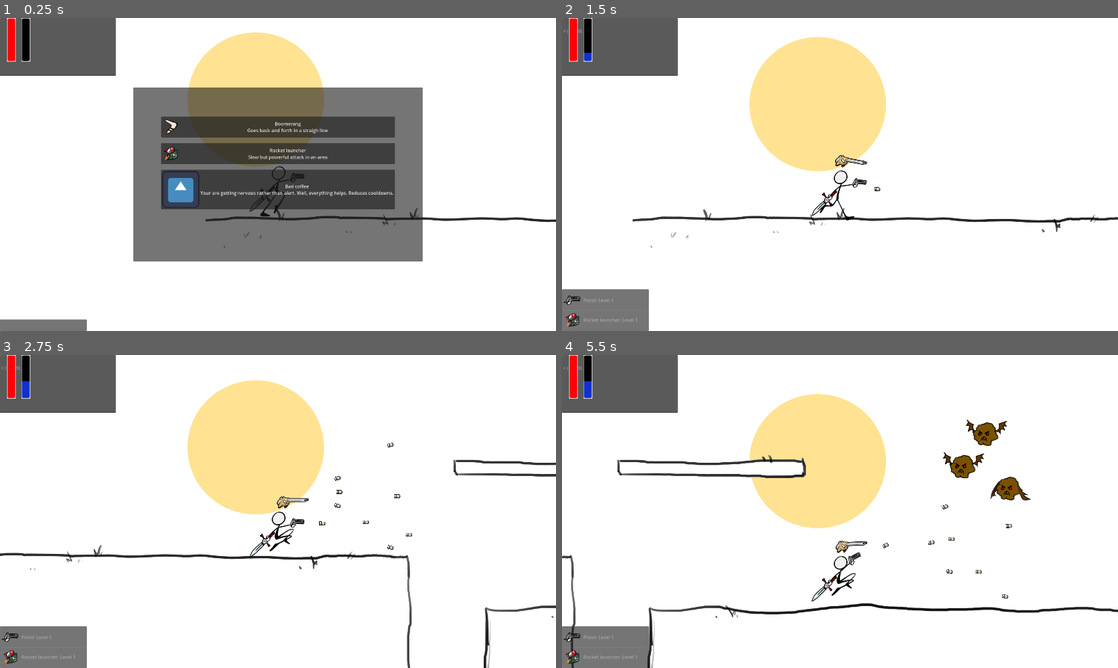
Above: before the commit, frames 1-4 (two rows, left to right).
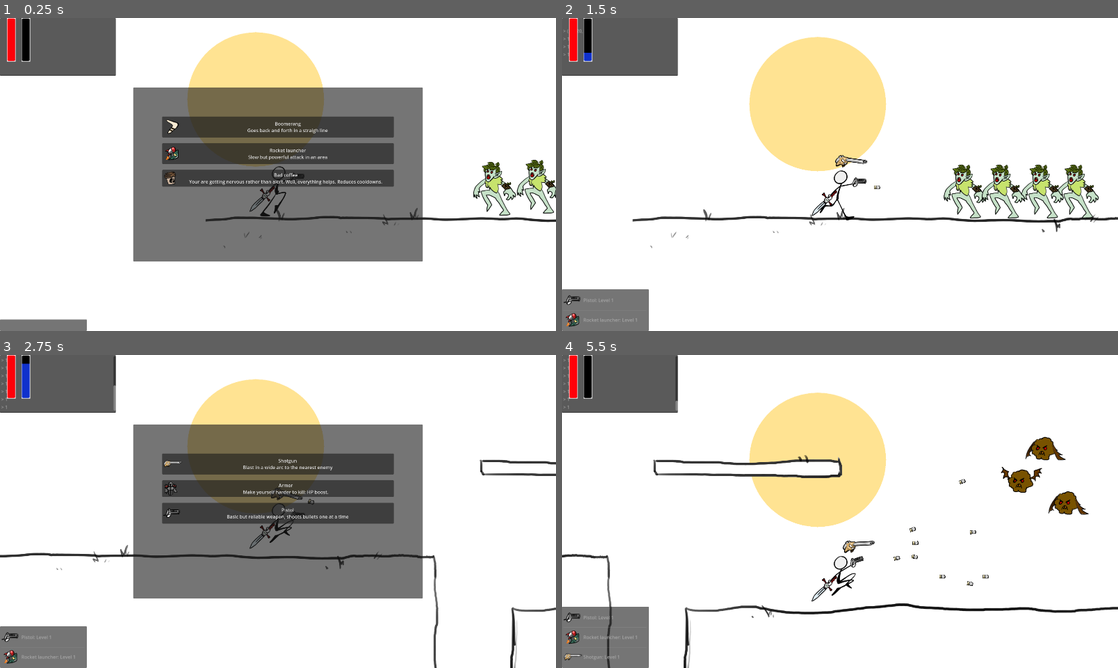
Above: after the commit, the same moments.

Repository: ricargoes/green-dusk
Game: Godot game, scene res://scenes/game.tscn
The game is run twice, just before and just after one commit, with the same random seed, the same clock (stepped at 60 frames per second) and the same inputs. The engine's default icon, where the game draws it, is replaced by a stand-in: a white triangle on a blue panel in a dark square.
Inputs (mouse positions are in pixels of both pictures, inside the frame that each line leads up to):
- Up to frame 1 (0.25 s): no input
- Up to frame 2 (1.5 s): click "Rocket launcher Slow but powe…" at 0.5 s
- Up to frame 3 (2.75 s): tap Space (jump) at 1.52, 2.27 s
- Up to frame 4 (5.5 s): click (840, 464) at 2.75 s, where only the run after the commit has a clickable "Shotgun Blast in a wide arc t…"; tap Space (jump) at 4.52, 5.27 s

The runs differ from the first frame. In frame 1, 4.7% of the frame differs, in the area x 29-100%, y 31-64%; in frame 2, 2.5%; in frame 3, 30%, in the area x 0-100%, y 0-100%; in frame 4, 6.8%.

Commit message:
icons and bugfixes

Diff:
--- a/scenes/bullet.gd
+++ b/scenes/bullet.gd
@@ -1,6 +1,5 @@
 extends CharacterBody2D
 
-const BULLET_LIFETIME: float = 1
 
 var resource_type = PoolManager.PoolResource.BULLET
 @export
@@ -9,6 +8,8 @@
 var orientation: float = 0.0
 @export
 var bullet_speed: float = 1000
+@export
+var bullet_lifetime: float = 1
 @export
 var damage: float = 10.0
 
@@ -23,7 +24,9 @@
 
 	velocity = Vector2.from_angle(orientation)*bullet_speed
 	rotation = orientation
-	time_left = BULLET_LIFETIME
+	time_left = bullet_lifetime
+
+	OnScreenTerminal.log(time_left)
 
 func _process(delta: float) -> void:
 	var collision = move_and_collide(velocity*delta)
--- a/scenes/global/game_library.gd
+++ b/scenes/global/game_library.gd
@@ -51,25 +51,25 @@
 	'Armor': {
 		'type': PowerUpType.Passive,
 		'description': 'Make yourself harder to kill: HP boost.',
-		'icon': preload("res://resources/icon.svg"),
+		'icon': preload("res://resources/ui/icons/armour.png"),
 		'levels': {1: 20, 2: 20, 3: 30, 4: 30, 5: 50}
 	},
 	"Invisibility cloak": {
 		'type': PowerUpType.Passive,
 		'description': 'Your father left it to you. You are harder to see and enemies tend to fail to hit you.',
-		'icon': preload("res://resources/icon.svg"),
+		'icon': preload("res://resources/ui/icons/cloak.png"),
 		'levels': {1: 5, 2: 15, 3: 25, 4: 35, 5: 50}
 	},
 	'Bad coffee': {
 		'type': PowerUpType.Passive,
 		'description': 'Your are getting nervous rather than alert. Well, everything helps. Reduces cooldowns.',
-		'icon': preload("res://resources/icon.svg"),
+		'icon': preload("res://resources/ui/icons/badCoffee.png"),
 		'levels': {1: 10, 2: 30, 3: 60, 4: 100, 5: 150}
 	},
 	'Dark Necrogrimoire': {
 		'type': PowerUpType.Passive,
 		'description': 'Suck the life out of your enermies and onto you. Gross but gets you life steal.',
-		'icon': preload("res://resources/icon.svg"),
+		'icon': preload("res://resources/ui/icons/necrogrimorio.png"),
 		'levels': {1: 5, 2: 10, 3: 20, 4: 30, 5: 50}
 	},
 }
--- a/scenes/terrain/terrain_chunk_1.tscn
+++ b/scenes/terrain/terrain_chunk_1.tscn
@@ -1,8 +1,8 @@
 [gd_scene load_steps=12 format=3 uid="uid://dfg2gs8kx1te8"]
 
 [ext_resource type="PackedScene" uid="uid://ccld1bpjx1tau" path="res://scenes/terrain/terrain_chunk_base.tscn" id="1_vs7ef"]
-[ext_resource type="PackedScene" uid="uid://csfarad5ilhw6" path="res://scenes/enemies/enermy.tscn" id="2_5ghyk"]
 [ext_resource type="PackedScene" uid="uid://bqlyqc1ygoqus" path="res://scenes/enemies/spawner.tscn" id="3_eakqu"]
+[ext_resource type="PackedScene" uid="uid://cv5x51jwgqxsq" path="res://scenes/enemies/basic_enemy.tscn" id="3_fab3p"]
 [ext_resource type="PackedScene" uid="uid://bu35il1yoex0l" path="res://scenes/activador.tscn" id="4_jtunb"]
 
 [sub_resource type="RectangleShape2D" id="RectangleShape2D_8syfu"]
@@ -34,24 +34,33 @@
 [node name="Enemies" parent="." index="1"]
 metadata/_edit_lock_ = true
 
-[node name="Enermy" parent="Enemies" index="0" instance=ExtResource("2_5ghyk")]
-position = Vector2(909, 576)
-
-[node name="Enermy2" parent="Enemies" index="1" instance=ExtResource("2_5ghyk")]
-position = Vector2(1194, 533)
-
-[node name="Spawner1" parent="Enemies" index="2" node_paths=PackedStringArray("destination", "activator") instance=ExtResource("3_eakqu")]
+[node name="Spawner1" parent="Enemies" index="0" node_paths=PackedStringArray("destination", "activator") instance=ExtResource("3_eakqu")]
 position = Vector2(3575, 81)
 spawning_frequency = 4.0
 destination = NodePath("../../Helpers/Dest1")
 activator = NodePath("../../Helpers/Activator")
 
-[node name="Spawner2" parent="Enemies" index="3" node_paths=PackedStringArray("destination", "activator") instance=ExtResource("3_eakqu")]
+[node name="Spawner2" parent="Enemies" index="1" node_paths=PackedStringArray("destination", "activator") instance=ExtResource("3_eakqu")]
 position = Vector2(4326, 327)
 spawning_resource = 1
 spawning_frequency = 4.0
 destination = NodePath("../../Helpers/Dest2")
 activator = NodePath("../../Helpers/Activator")
+
+[node name="BasicEnemy" parent="Enemies" index="2" instance=ExtResource("3_fab3p")]
+position = Vector2(996, 589)
+
+[node name="BasicEnemy2" parent="Enemies" index="3" instance=ExtResource("3_fab3p")]
+position = Vector2(1147, 582)
+
+[node name="BasicEnemy3" parent="Enemies" index="4" instance=ExtResource("3_fab3p")]
+position = Vector2(1534, 589)
+
+[node name="BasicEnemy4" parent="Enemies" index="5" instance=ExtResource("3_fab3p")]
+position = Vector2(1413, 589)
+
+[node name="BasicEnemy5" parent="Enemies" index="6" instance=ExtResource("3_fab3p")]
+position = Vector2(1278, 589)
 
 [node name="Helpers" parent="." index="2"]
 metadata/_edit_lock_ = true
Not shown, added: resources/sprites/damage pulse/damage1.png.import
Not shown, added: resources/sprites/damage pulse/damage2.png.import
Not shown, added: resources/sprites/damage pulse/damage3.png.import
Not shown, added: resources/sprites/damage pulse/damage4.png.import
Not shown, added: resources/sprites/enemies/bruto1.png.import
Not shown, added: resources/sprites/enemies/bruto2.png.import
Not shown, added: resources/sprites/enemies/ciclista1.png.import
Not shown, added: resources/sprites/enemies/ciclista2.png.import
Renamed: resources/sprites/powers/armour.png -> resources/ui/icons/armour.png
Not shown, added: resources/ui/icons/armour.png.import
Renamed: resources/sprites/powers/badCoffee.png -> resources/ui/icons/badCoffee.png
Not shown, added: resources/ui/icons/badCoffee.png.import
(and 4 more such lines)
